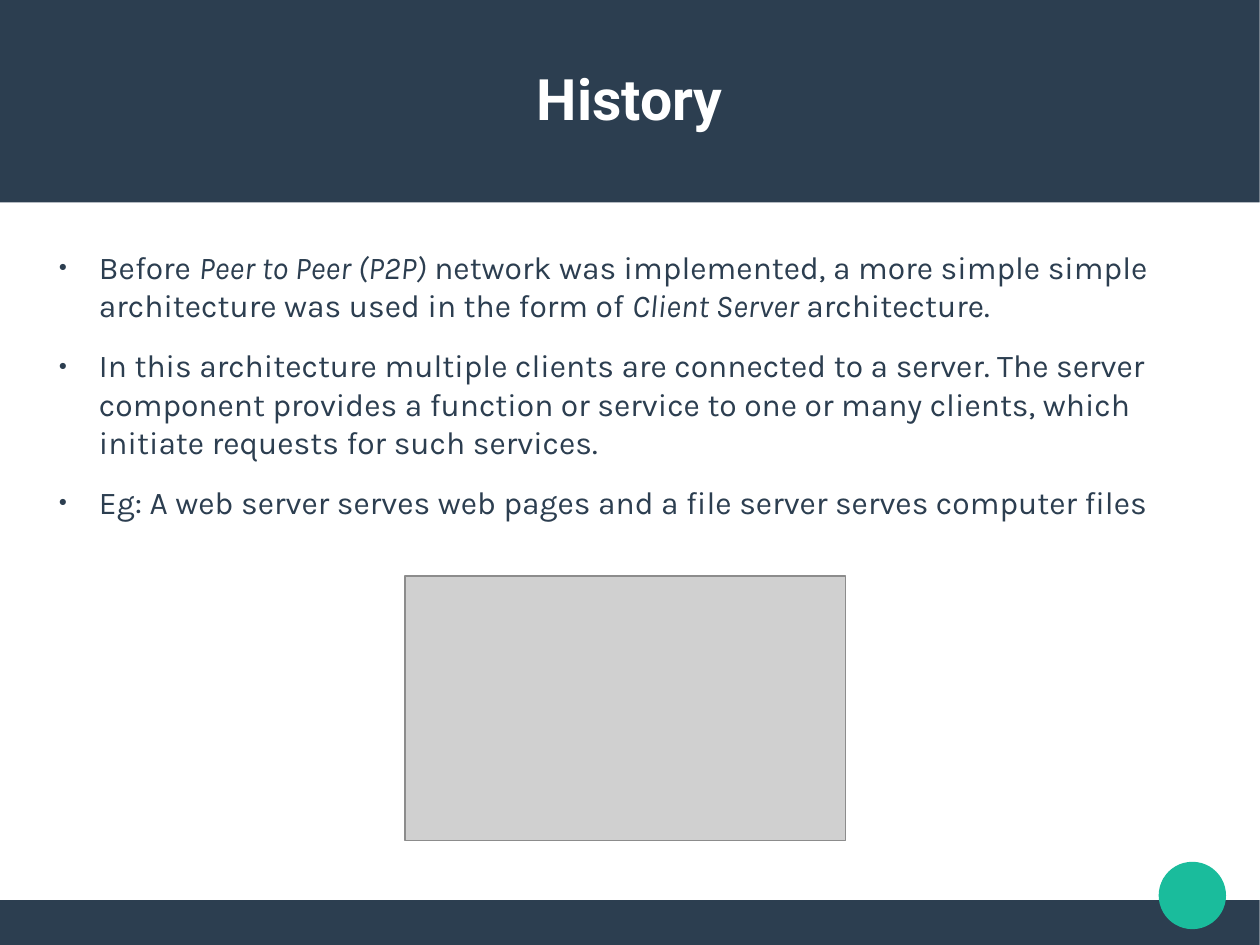
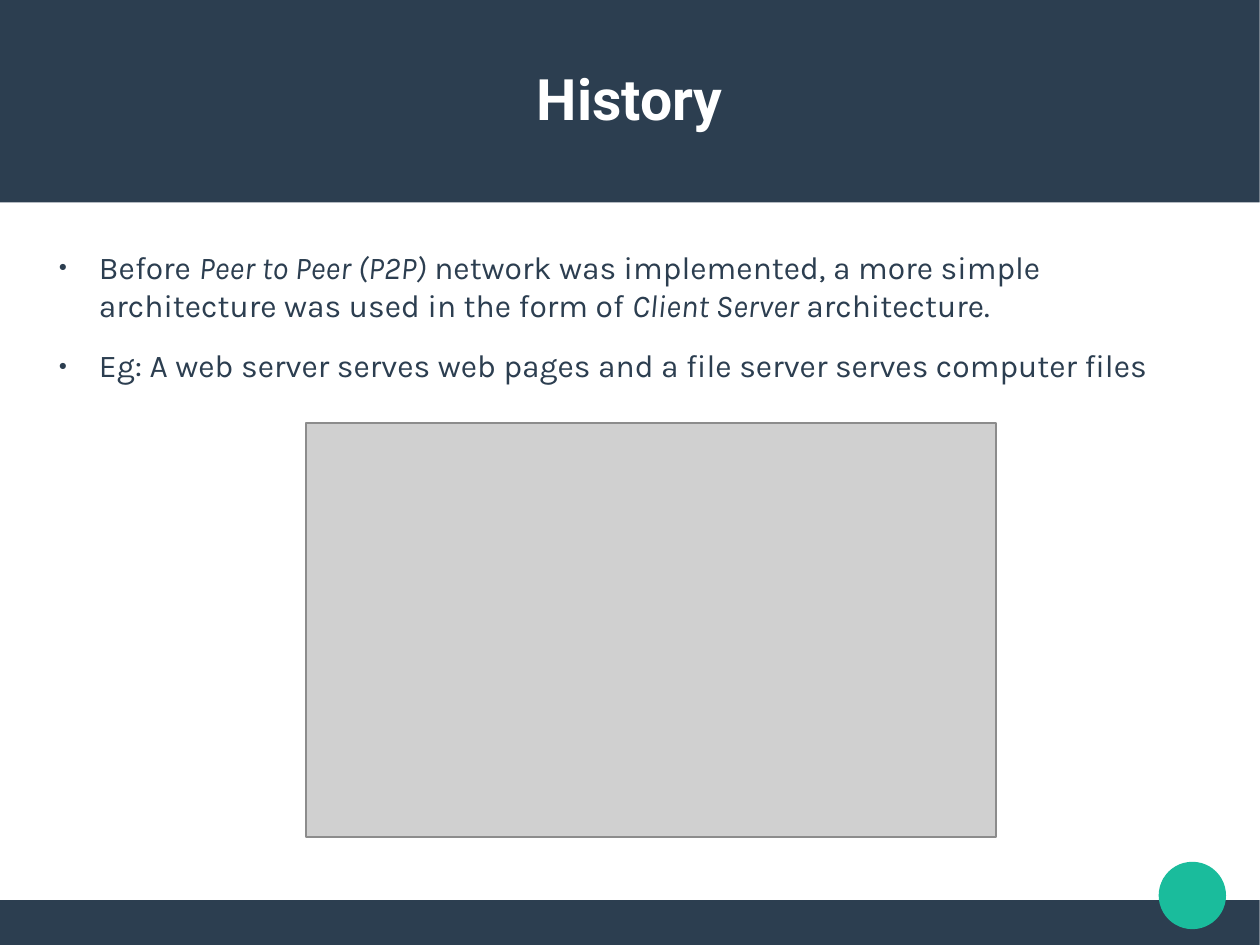
Before and after one commit to ishanjoshi02/TeSeminar, a slide deck: slide 2 of Presentation/Neeraj/Presentation.odp. Drawn at 1260x945 pixels with LibreOffice and Linux fonts; fonts in the diff are those of the drawing; grey boxes stand for pictures. Boxes give left, top, right and bottom in pixels: in the first picture for what was removed or moved away, otherwise in the second. Text is boxed around its words. In the diff, an @@ line names an element or a change of style, - is before the commit and + after.

```diff
--- a/Presentation/Neeraj/Presentation.odp
+++ b/Presentation/Neeraj/Presentation.odp
@@ text at (99, 256, 1041, 318): text changed @@
-● Before Peer to Peer (P2P) network was implemented, a more simple simple architecture was used in the form of Client Server architecture.
-● In this architecture multiple clients are connected to a server. The server component provides a function or service to one or many clients, which initiate requests for such services.
+● Before Peer to Peer (P2P) network was implemented, a more simple architecture was used in the form of Client Server architecture.
@@ picture: place and size @@
-picture at (405, 576, 846, 840)
+picture at (306, 423, 997, 837)
```
Also in this commit, not shown: 4 other slides changed, 3 slides added, 1 slide removed, 8 other files.
